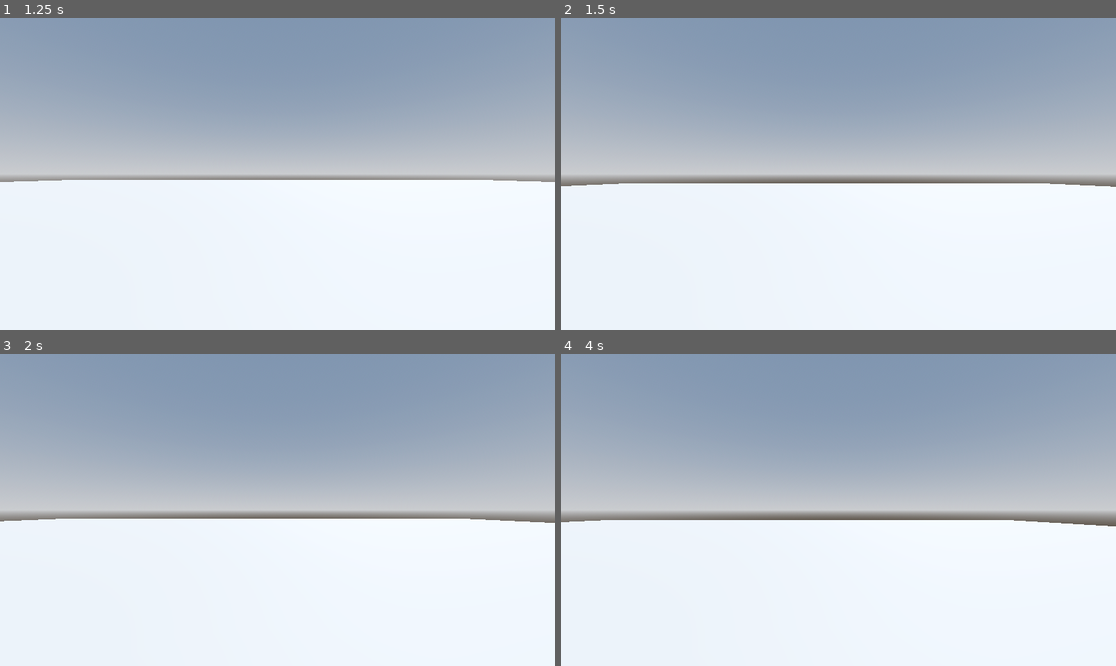
Above: before the commit, frames 1-4 (two rows, left to right).
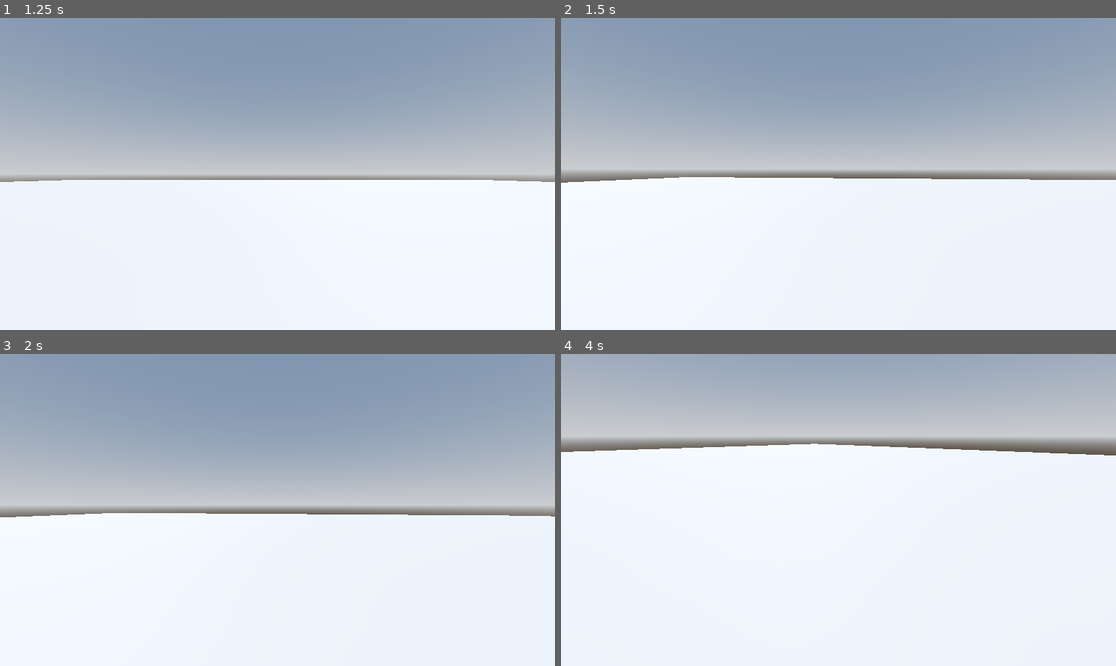
Above: after the commit, the same moments.

Repository: maxmilk2197/Get_Lost
Game: Godot game, scene res://场景/菜单/主菜单.tscn
Two runs of this game, one before a commit and one after it. Both use one fixed random seed, a clock stepped at 60 frames per second and the inputs below.
Inputs (mouse positions are in pixels of both pictures, inside the frame that each line leads up to):
- Up to frame 1 (1.25 s): click "开始游戏" at 0.5 s
- Up to frame 2 (1.5 s): tap Enter (ui_accept) at 1.25 s; move the mouse to (960, 158) at 1.27 s; hold D (right) from 1.28 s (still down)
- Up to frame 3 (2 s): keep holding D (right); tap Enter (ui_accept) at 1.52 s
- Up to frame 4 (4 s): move the mouse to (727, 525) at 2.02 s; release D (right) at 2.03 s; hold S (backward) 2.03-2.78 s; tap Enter (ui_accept) at 2.27, 3.5, 3.77 s; move the mouse to (894, 441) at 2.77 s; hold D (right) 2.78-3.53 s; move the mouse to (810, 572) at 3.52 s; hold W (forward) from 3.53 s (still down)

Frame 1 is identical in both runs. In frame 2, 4.1% of the frame differs, in the area x 0-100%, y 48-55%; in frame 3, 3.9%; in frame 4, 49%, in the area x 0-100%, y 0-56%.

Commit message:
加入了简单的暂停界面

Diff:
--- a/场景/游戏/地形.tscn
+++ b/场景/游戏/地形.tscn
@@ -1,6 +1,8 @@
 [gd_scene format=3 uid="uid://bweooq0t2xl62"]
 
 [ext_resource type="PackedScene" uid="uid://b3fe1mismlsh3" path="res://场景/游戏/角色.tscn" id="1_ls831"]
+[ext_resource type="Script" uid="uid://bxwh2rhlsjmg7" path="res://脚本/游戏中/角色/相机.gd" id="2_r6g0l"]
+[ext_resource type="PackedScene" uid="uid://eayqnpbtxecf" path="res://场景/游戏/暂停菜单.tscn" id="3_8sllw"]
 
 [sub_resource type="ProceduralSkyMaterial" id="ProceduralSkyMaterial_wuhqh"]
 sky_horizon_color = Color(0.66224277, 0.6717428, 0.6867428, 1)
@@ -41,3 +43,14 @@
 
 [node name="角色" parent="." unique_id=2120845360 instance=ExtResource("1_ls831")]
 transform = Transform3D(1, 0, 0, 0, 1, 0, 0, 0, 1, 0, 1, 0)
+
+[node name="相机" parent="角色" index="2" unique_id=2054399839 node_paths=PackedStringArray("玩家", "暂停菜单界面")]
+script = ExtResource("2_r6g0l")
+"玩家" = NodePath("..")
+"暂停菜单界面" = NodePath("../../暂停菜单")
+
+[node name="暂停菜单" parent="." unique_id=1362101489 instance=ExtResource("3_8sllw")]
+layer = 2
+visible = false
+
+[editable path="角色"]
--- /dev/null
+++ b/场景/游戏/暂停菜单.tscn
@@ -0,0 +1,25 @@
+[gd_scene format=3 uid="uid://eayqnpbtxecf"]
+
+[ext_resource type="Script" uid="uid://s43f8u81urmc" path="res://脚本/游戏中/菜单/暂停菜单.gd" id="1_k28yk"]
+
+[node name="暂停菜单" type="CanvasLayer" unique_id=1127568187]
+script = ExtResource("1_k28yk")
+
+[node name="标题" type="Label" parent="." unique_id=609900601]
+anchors_preset = 10
+anchor_right = 1.0
+offset_bottom = 105.0
+grow_horizontal = 2
+theme_override_font_sizes/font_size = 35
+text = "暂停"
+horizontal_alignment = 1
+vertical_alignment = 1
+
+[node name="背景" type="ColorRect" parent="." unique_id=2095775197]
+visible = false
+anchors_preset = 15
+anchor_right = 1.0
+anchor_bottom = 1.0
+grow_horizontal = 2
+grow_vertical = 2
+color = Color(0, 0, 0, 0.29803923)
--- /dev/null
+++ b/脚本/游戏中/菜单/暂停菜单.gd
@@ -0,0 +1,17 @@
+extends CanvasLayer
+
+
+func _ready():
+	hide()
+
+
+func 显示菜单():
+	show()                     # 显示菜单界面
+	get_tree().paused = true   # 暂停游戏世界
+	Input.set_mouse_mode(Input.MOUSE_MODE_VISIBLE)  # 显示鼠标用于操作UI
+
+
+func 隐藏菜单():
+	hide()                     # 隐藏菜单界面
+	get_tree().paused = false  # 恢复游戏
+	Input.set_mouse_mode(Input.MOUSE_MODE_CAPTURED) # 重新捕获鼠标
--- /dev/null
+++ b/脚本/游戏中/角色/相机.gd
@@ -0,0 +1,66 @@
+extends Camera3D
+
+# 引用玩家角色（需要手动拖拽赋值）
+@export var 玩家: CharacterBody3D
+
+# 鼠标灵敏度（单位：弧度/像素）
+@export var 鼠标灵敏度: float = 0.002
+
+# 垂直视角限制（度）
+@export var 垂直视角限制: float = 90.0
+
+# 暂停菜单 UI 节点（需要手动拖拽一个 CanvasLayer 或 Control 节点）
+@export var 暂停菜单界面: CanvasLayer
+
+# 内部变量：存储当前俯仰角（弧度）
+var 视角: float = 0.0
+
+# 是否处于暂停状态
+var 是否暂停: bool = false
+
+
+func _ready() -> void:
+	# 确保暂停时相机仍能接收输入（用于恢复游戏）
+	process_mode = PROCESS_MODE_ALWAYS
+
+	# 确保初始时暂停菜单隐藏
+	if 暂停菜单界面:
+		暂停菜单界面.visible = false
+	# 捕获并隐藏鼠标
+	Input.set_mouse_mode(Input.MOUSE_MODE_CAPTURED)
+
+func _input(event: InputEvent) -> void:
+	# 处理 ESC 键：切换暂停 / 恢复
+	if event.is_action_pressed("ui_cancel"):
+		切换暂停()
+		return  # 避免在暂停/恢复时同时处理鼠标视角移动
+
+	# 仅在游戏未暂停且鼠标被捕获时，处理视角旋转
+	if not 是否暂停 and event is InputEventMouseMotion and Input.get_mouse_mode() == Input.MOUSE_MODE_CAPTURED:
+		# 水平旋转（修改玩家角色的 Y 轴旋转）
+		if 玩家:
+			玩家.rotate_y(-event.relative.x * 鼠标灵敏度)
+
+		# 垂直旋转（修改相机的 X 轴旋转）
+		视角 -= event.relative.y * 鼠标灵敏度
+		视角 = clamp(视角, deg_to_rad(-垂直视角限制), deg_to_rad(垂直视角限制))
+		rotation.x = 视角
+
+
+
+func 切换暂停() -> void:
+	是否暂停 = not 是否暂停
+	if 是否暂停:
+		# 显示菜单
+		暂停菜单界面.show()
+		# 暂停游戏世界
+		get_tree().paused = true
+		# 释放鼠标，让玩家可以操作 UI
+		Input.set_mouse_mode(Input.MOUSE_MODE_VISIBLE)
+	else:
+		# 隐藏菜单
+		暂停菜单界面.hide()
+		# 恢复游戏
+		get_tree().paused = false
+		# 重新捕获鼠标
+		Input.set_mouse_mode(Input.MOUSE_MODE_CAPTURED)
Not shown, added: 脚本/游戏中/菜单/暂停菜单.gd.uid
Not shown, added: 脚本/游戏中/角色/相机.gd.uid
